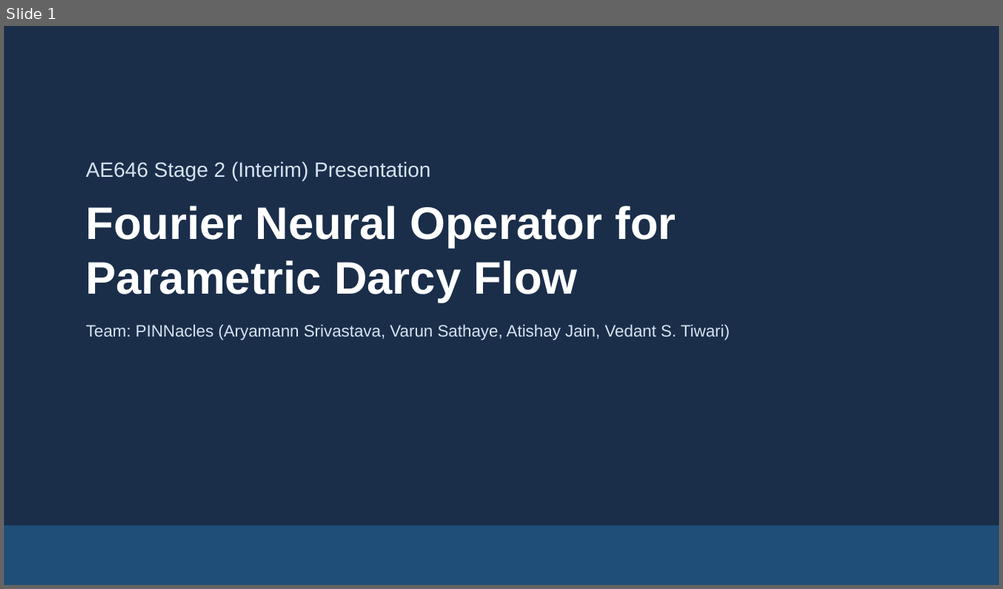
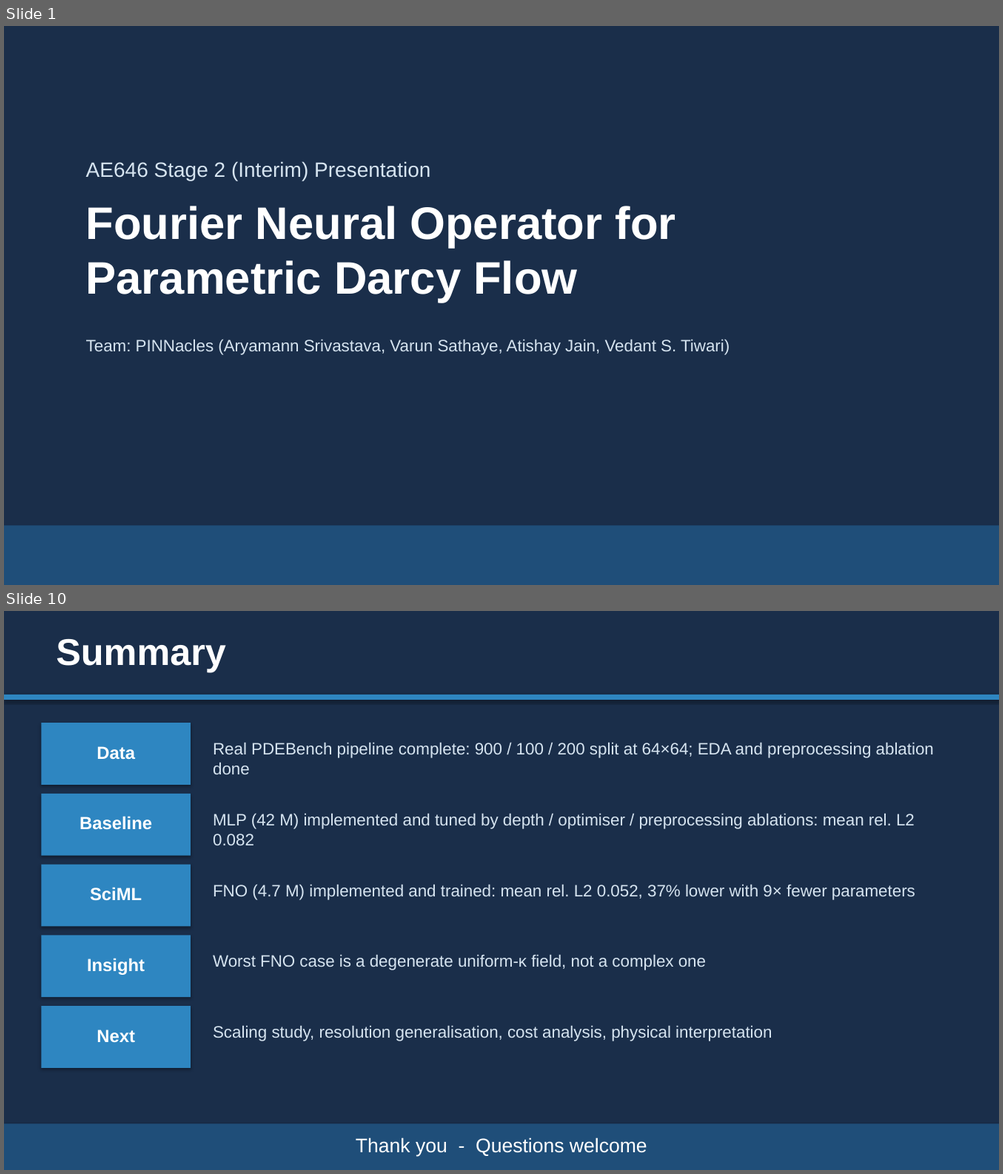
Before and after one commit to ARYAMANN7279/AE646-PINNacles, a slide deck: stage2/PINNacles_Stage2_Presentation.pptx. Shown one above the other, each under a label of ours: slide 1 before the commit, slides 1 and 10 after it; the slides between them are not shown. The pictures are 1003x589 and 1003x1174 pixels, drawn with LibreOffice and Linux fonts; fonts in the diff are those of the drawing. Boxes give left, top, right and bottom in pixels: in the first picture for what was removed or moved away, otherwise in the second. Text is boxed around its words. In the diff, an @@ line names an element or a change of style, - is before the commit and + after.

```diff
--- a/stage2/PINNacles_Stage2_Presentation.pptx
+++ b/stage2/PINNacles_Stage2_Presentation.pptx
@@ slide 10 added at (x1=4, y1=611, x2=999, y2=1170), background #FFFFFF @@
@@ rectangle added at (x1=4, y1=611, x2=999, y2=1170), fill #1A2E4A @@
@@ text added at (x1=56, y1=639, x2=226, y2=672), 36 pt, text #FFFFFF, bold @@
+Summary
@@ rectangle added at (x1=4, y1=695, x2=999, y2=700), fill #2E86C1 @@
@@ rectangle added at (x1=41, y1=723, x2=190, y2=785), fill #2E86C1 @@
@@ text added at (x1=213, y1=742, x2=933, y2=775), 16 pt, text #D6E4F0 @@
+Real PDEBench pipeline complete: 900 / 100 / 200 split at 64×64; EDA and preprocessing ablation done
@@ text added at (x1=96, y1=746, x2=135, y2=760), 17 pt, text #FFFFFF, bold @@
+Data
@@ rectangle added at (x1=41, y1=794, x2=190, y2=856), fill #2E86C1 @@
@@ text added at (x1=79, y1=816, x2=152, y2=830), 17 pt, text #FFFFFF, bold @@
+Baseline
@@ text added at (x1=213, y1=813, x2=914, y2=846), 16 pt, text #D6E4F0 @@
+MLP (42 M) implemented and tuned by depth / optimiser / preprocessing ablations: mean rel. L2 0.082
@@ rectangle added at (x1=41, y1=865, x2=190, y2=926), fill #2E86C1 @@
@@ text added at (x1=90, y1=887, x2=142, y2=901), 17 pt, text #FFFFFF, bold @@
+SciML
@@ text added at (x1=213, y1=884, x2=915, y2=900), 16 pt, text #D6E4F0 @@
+FNO (4.7 M) implemented and trained: mean rel. L2 0.052, 37% lower with 9× fewer parameters
@@ rectangle added at (x1=41, y1=936, x2=190, y2=997), fill #2E86C1 @@
@@ text added at (x1=87, y1=958, x2=145, y2=975), 17 pt, text #FFFFFF, bold @@
+Insight
@@ text added at (x1=213, y1=954, x2=706, y2=971), 16 pt, text #D6E4F0 @@
+Worst FNO case is a degenerate uniform-κ field, not a complex one
@@ rectangle added at (x1=41, y1=1006, x2=190, y2=1068), fill #2E86C1 @@
@@ text added at (x1=96, y1=1030, x2=135, y2=1043), 17 pt, text #FFFFFF, bold @@
+Next
@@ text added at (x1=213, y1=1025, x2=771, y2=1042), 16 pt, text #D6E4F0 @@
+Scaling study, resolution generalisation, cost analysis, physical interpretation
@@ rectangle added at (x1=4, y1=1125, x2=999, y2=1170), fill #1F4E79 @@
@@ text added at (x1=356, y1=1138, x2=647, y2=1156), 19 pt, text #FFFFFF @@
+Thank you - Questions welcome
@@ slide 1 changed as well @@
@@ text "Team: PINNacles (Aryamann Srivastava, Varun ..." moved from (x1=86, y1=324, x2=729, y2=340) to (x1=86, y1=339, x2=729, y2=355) @@
```
Also in this commit, not shown: 1 other slide changed, 7 other slides added, 6 slides removed, 26 other files.
